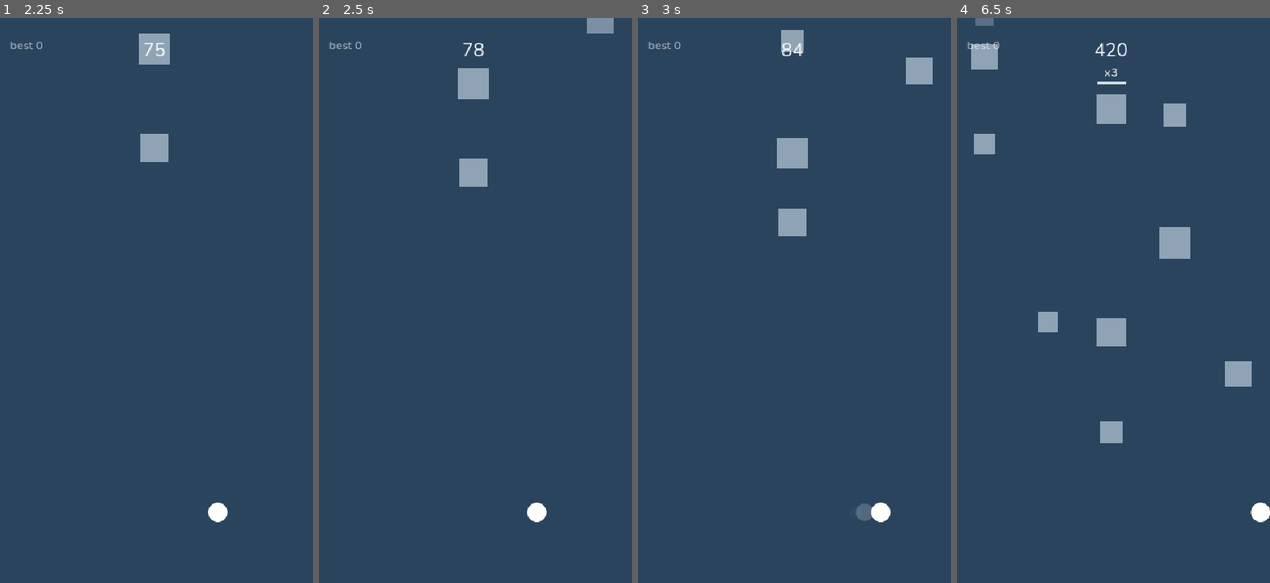
Above: before the commit, frames 1-4 (left to right).
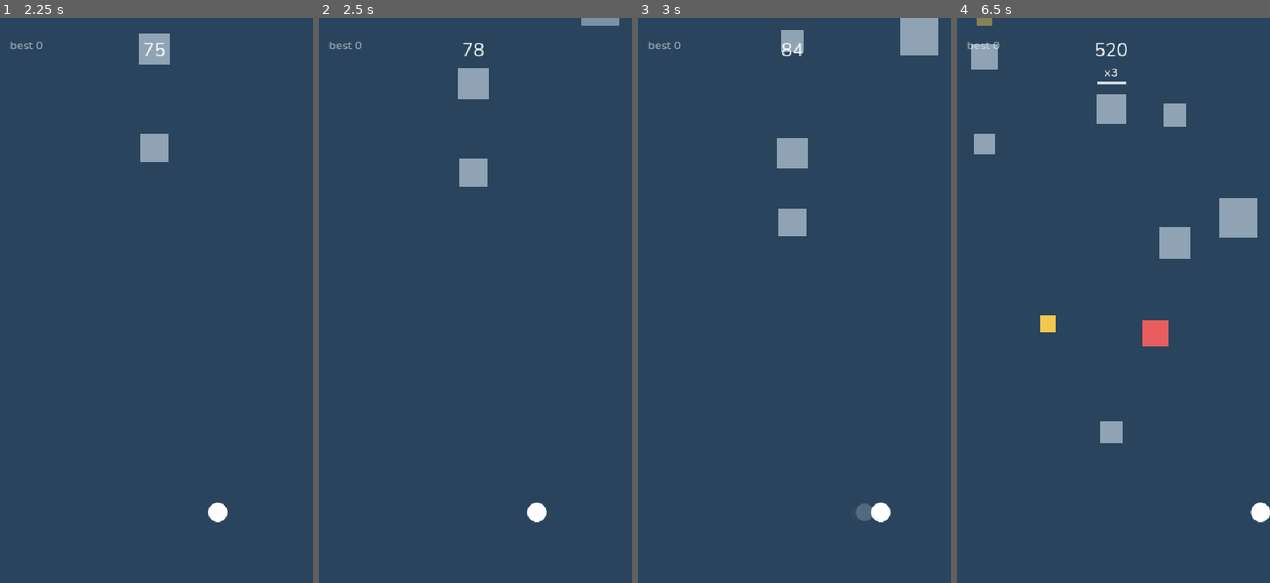
Above: after the commit, the same moments.

Repository: Coleryn/Slipstream
Game: Godot game, scene res://scenes/Main.tscn
Same seed, same stepped clock (60 frames per second), same inputs: the game is played once before the commit and once after it.
Inputs (mouse positions are in pixels of both pictures, inside the frame that each line leads up to):
- Up to frame 1 (2.25 s): move the mouse to (225, 272) at 0.52 s; click (225, 272) at 0.67 s; drag from (90, 328) to (153, 63) at 1.27 s; move the mouse to (184, 176) at 2.02 s; click (184, 176) at 2.17 s
- Up to frame 2 (2.5 s): no input
- Up to frame 3 (3 s): drag from (775, 413) to (919, 46) at 2.77 s
- Up to frame 4 (6.5 s): move the mouse to (1207, 385) at 3.52 s; click (1207, 385) at 3.67 s; drag from (1016, 215) to (1047, 108) at 4.27 s; move the mouse to (1126, 300) at 5.02 s; click (1126, 300) at 5.17 s; drag from (1063, 159) to (1110, 334) at 5.77 s

Frame 1 is identical in both runs. In frame 2, 0.2% of the frame differs, in the area x 83-96%, y 0-3%; in frame 3, 1.2%; in frame 4, 2.5%, in the area x 5-96%, y 0-66%.

Commit message:
M9: red homing, big high-value and gold shield square variants

Diff:
--- /dev/null
+++ b/assets/data/square_types.tres
@@ -0,0 +1,68 @@
+[gd_resource type="Resource" script_class="SquareTypeConfig" load_steps=6 format=3]
+
+[ext_resource type="Script" path="res://scripts/SquareTypeConfig.gd" id="1_config"]
+[ext_resource type="Script" path="res://scripts/SquareVariant.gd" id="2_variant"]
+
+[sub_resource type="Resource" id="Variant_normal"]
+script = ExtResource("2_variant")
+type = 0
+color = Color(0.560784, 0.639216, 0.709804, 1)
+size_min = 28.0
+size_max = 52.0
+speed_multiplier = 1.0
+point_multiplier = 1.0
+homing_rate = 0.0
+max_drift = 0.0
+is_pickup = false
+shield_duration = 0.0
+
+[sub_resource type="Resource" id="Variant_red"]
+script = ExtResource("2_variant")
+type = 1
+color = Color(0.909804, 0.364706, 0.364706, 1)
+size_min = 30.0
+size_max = 46.0
+speed_multiplier = 1.45
+point_multiplier = 1.0
+homing_rate = 30.0
+max_drift = 80.0
+is_pickup = false
+shield_duration = 0.0
+
+[sub_resource type="Resource" id="Variant_big"]
+script = ExtResource("2_variant")
+type = 3
+color = Color(0.560784, 0.639216, 0.709804, 1)
+size_min = 56.0
+size_max = 68.0
+speed_multiplier = 0.6
+point_multiplier = 3.0
+homing_rate = 0.0
+max_drift = 0.0
+is_pickup = false
+shield_duration = 0.0
+
+[sub_resource type="Resource" id="Variant_gold"]
+script = ExtResource("2_variant")
+type = 2
+color = Color(0.94902, 0.788235, 0.298039, 1)
+size_min = 26.0
+size_max = 34.0
+speed_multiplier = 1.0
+point_multiplier = 1.0
+homing_rate = 0.0
+max_drift = 0.0
+is_pickup = true
+shield_duration = 4.0
+
+[resource]
+script = ExtResource("1_config")
+normal = SubResource("Variant_normal")
+red = SubResource("Variant_red")
+big = SubResource("Variant_big")
+gold = SubResource("Variant_gold")
+weight_normal = 70.0
+weight_red = 10.0
+weight_red_at_max = 30.0
+weight_big = 12.0
+weight_gold = 4.0
--- a/scenes/Main.tscn
+++ b/scenes/Main.tscn
@@ -9,6 +9,7 @@
 [ext_resource type="PackedScene" path="res://scenes/GameOver.tscn" id="7_game_over"]
 [ext_resource type="Script" path="res://scripts/FeedbackConfig.gd" id="8_feedback"]
 [ext_resource type="Script" path="res://scripts/DifficultyConfig.gd" id="9_difficulty"]
+[ext_resource type="Resource" path="res://assets/data/square_types.tres" id="10_types"]
 
 [sub_resource type="Resource" id="Resource_feedback"]
 script = ExtResource("8_feedback")
@@ -27,6 +28,7 @@
 [node name="Spawner" parent="." instance=ExtResource("2_spawner")]
 difficulty = SubResource("Resource_difficulty")
 feedback = SubResource("Resource_feedback")
+types = ExtResource("10_types")
 
 [node name="Player" parent="." instance=ExtResource("3_player")]
 feedback = SubResource("Resource_feedback")
--- a/scripts/DifficultyConfig.gd
+++ b/scripts/DifficultyConfig.gd
@@ -11,15 +11,16 @@
 @export_group("Spawn interval")
 @export var interval_start: float = 0.55
 @export var interval_shrink: float = 0.35
-@export var interval_min: float = 0.24
+@export var interval_min: float = 0.3
 
 @export_group("Square size")
 @export var size_growth: float = 0.25
 
 @export_group("Fairness")
 @export var player_diameter: float = 32.0
-@export var gap_margin: float = 40.0
-@export var band_padding: float = 40.0
+@export var gap_margin: float = 24.0
+@export var band_padding: float = 100.0
+@export_range(0.0, 200.0, 5.0) var max_wall_nudge: float = 60.0
 
 @export_group("Debug")
 @export var debug_stats: bool = false
--- a/scripts/FeedbackConfig.gd
+++ b/scripts/FeedbackConfig.gd
@@ -22,6 +22,14 @@
 @export_range(0.0, 0.5, 0.01) var near_miss_pulse_scale: float = 0.12
 @export_range(0.02, 0.6, 0.01) var player_shrink_time: float = 0.14
 @export_range(0.0, 0.5, 0.01) var freeze_frame: float = 0.1
+
+@export_group("Shield")
+@export_range(0.05, 0.6, 0.01) var shield_expand_time: float = 0.2
+@export_range(1.0, 6.0, 0.5) var shield_ring_gap: float = 6.0
+@export_range(1.0, 8.0, 0.5) var shield_ring_width: float = 2.0
+@export_range(0.0, 1.0, 0.05) var shield_alpha: float = 0.8
+@export_range(0.2, 3.0, 0.1) var shield_flicker_time: float = 1.0
+@export_range(4.0, 40.0, 1.0) var shield_flicker_speed: float = 22.0
 
 @export_group("Player trail")
 @export_range(0.05, 1.0, 0.01) var trail_lifetime: float = 0.22
--- a/scripts/Main.gd
+++ b/scripts/Main.gd
@@ -37,6 +37,8 @@
 	AudioManager.placeholder_enabled = feedback.placeholder_audio
 	GameState.reset()
 	_player.died.connect(_on_player_died)
+	_player.shield_gained.connect(_on_shield_gained)
+	_player.shield_blocked.connect(_on_shield_blocked)
 	_spawner.squares_crashed.connect(_on_squares_crashed)
 	_game_over.restart_pressed.connect(_restart)
 	_hud.play_intro()
@@ -58,6 +60,8 @@
 func _check_near_miss() -> void:
 	var player_radius: float = _player.radius
 	for square in _spawner.active_squares():
+		if square.is_pickup():
+			continue
 		square.track_player(_player.position, player_radius)
 		if square.near_miss_done():
 			continue
@@ -78,7 +82,8 @@
 	var second_position: Vector2 = second.position
 	var impact: Vector2 = (first_position + second_position) * 0.5
 	var multiplier: int = GameState.register_crash(combo_window, combo_cap)
-	var awarded: int = crash_bonus * multiplier
+	var points: float = maxf(first.point_multiplier(), second.point_multiplier())
+	var awarded: int = int(round(float(crash_bonus) * float(multiplier) * points))
 	GameState.add_score(float(awarded))
 	_burst.emit_burst(first_position, first_color, feedback.crash_particles, feedback.crash_particle_speed, feedback.particle_size, feedback.particle_lifetime)
 	_burst.emit_burst(second_position, second_color, feedback.crash_particles, feedback.crash_particle_speed, feedback.particle_size, feedback.particle_lifetime)
@@ -86,6 +91,17 @@
 	_start_shake(feedback.crash_shake_duration, feedback.crash_shake_strength)
 	_start_slowmo()
 	AudioManager.play_crash(multiplier)
+
+
+func _on_shield_gained(pickup: Square) -> void:
+	_spawner.recycle_square(pickup)
+
+
+func _on_shield_blocked(square: Square) -> void:
+	_burst.emit_burst(square.position, square.get_draw_color(), feedback.crash_particles, feedback.crash_particle_speed, feedback.particle_size, feedback.particle_lifetime)
+	_spawner.recycle_square(square)
+	_start_shake(feedback.crash_shake_duration, feedback.crash_shake_strength)
+	AudioManager.play_crash(GameState.combo)
 
 
 func _on_player_died() -> void:
--- a/scripts/Player.gd
+++ b/scripts/Player.gd
@@ -4,6 +4,8 @@
 ## The white circle. Fixed Y near the bottom, dragged left/right on X only.
 
 signal died
+signal shield_gained(pickup: Square)
+signal shield_blocked(square: Square)
 
 @export var feedback: FeedbackConfig
 
@@ -29,6 +31,8 @@
 var _death_tween: Tween
 var _intro: float = 1.0
 var _pulse_left: float = 0.0
+var shield_time: float = 0.0
+var _shield_intro: float = 0.0
 var _trail_points: Array[Vector2] = []
 var _trail_ages: Array[float] = []
 var _trail_timer: float = 0.0
@@ -51,6 +55,9 @@
 		_intro = minf(_intro + delta / maxf(feedback.player_fade_in_time, 0.001), 1.0)
 	if _pulse_left > 0.0:
 		_pulse_left = maxf(_pulse_left - delta, 0.0)
+	if shield_time > 0.0:
+		shield_time = maxf(shield_time - delta, 0.0)
+		_shield_intro = minf(_shield_intro + delta / maxf(feedback.shield_expand_time, 0.001), 1.0)
 	_update_trail(delta)
 	queue_redraw()
 
@@ -67,10 +74,23 @@
 		var trail_radius: float = draw_radius * (1.0 - feedback.trail_shrink * t)
 		draw_circle(to_local(_trail_points[i]), trail_radius, Color(Palette.PLAYER, fade), true, -1.0, true)
 	draw_circle(Vector2.ZERO, draw_radius, Color(Palette.PLAYER, _intro), true, -1.0, true)
+	if shield_time > 0.0:
+		var ring_radius: float = lerpf(radius * 1.9, radius + feedback.shield_ring_gap, ease(_shield_intro, 0.4))
+		var flicker: float = 1.0
+		if shield_time < feedback.shield_flicker_time:
+			flicker = 0.35 + 0.65 * absf(sin(shield_time * feedback.shield_flicker_speed))
+		var ring_color: Color = Color(Palette.PLAYER, feedback.shield_alpha * _shield_intro * flicker)
+		draw_arc(Vector2.ZERO, ring_radius, 0.0, TAU, 48, ring_color, feedback.shield_ring_width, true)
 
 
 func pulse() -> void:
 	_pulse_left = maxf(feedback.near_miss_pulse_time, 0.01)
+
+
+func activate_shield(duration: float) -> void:
+	shield_time = maxf(duration, 0.0)
+	_shield_intro = 0.0
+	queue_redraw()
 
 
 func _unhandled_input(event: InputEvent) -> void:
@@ -120,6 +140,8 @@
 	scale = Vector2.ONE
 	_intro = 0.0
 	_pulse_left = 0.0
+	shield_time = 0.0
+	_shield_intro = 0.0
 	show()
 	set_process(true)
 	set_process_unhandled_input(true)
@@ -139,6 +161,15 @@
 	var square := area as Square
 	if square == null or not square.visible:
 		return
+	if square.is_pickup():
+		activate_shield(square.shield_duration())
+		shield_gained.emit(square)
+		return
+	if shield_time > 0.0:
+		shield_time = 0.0
+		_shield_intro = 0.0
+		shield_blocked.emit(square)
+		return
 	_dead = true
 	_dragging = false
 	set_process_unhandled_input(false)
--- a/scripts/Spawner.gd
+++ b/scripts/Spawner.gd
@@ -9,13 +9,12 @@
 
 @export var difficulty: DifficultyConfig
 @export var feedback: FeedbackConfig
+@export var types: SquareTypeConfig
 
 @export_group("Lanes")
 @export_range(1, 12, 1) var lane_count: int = 5
 
 @export_group("Squares")
-@export_range(8.0, 120.0, 1.0) var min_size: float = 28.0
-@export_range(8.0, 160.0, 1.0) var max_size: float = 52.0
 @export_range(20.0, 600.0, 5.0) var min_speed: float = 110.0
 @export_range(20.0, 900.0, 5.0) var max_speed: float = 240.0
 @export var spawn_margin: float = 8.0
@@ -34,6 +33,8 @@
 var _interval_now: float = 0.0
 var _crash_clock: float = 0.0
 var _stats_clock: float = 0.0
+var wall_nudges: int = 0
+var wall_removals: int = 0
 
 
 func _ready() -> void:
@@ -41,6 +42,8 @@
 		difficulty = DifficultyConfig.new()
 	if feedback == null:
 		feedback = FeedbackConfig.new()
+	if types == null:
+		types = SquareTypeConfig.new()
 	_interval_now = _next_interval()
 	_timer = _interval_now
 
@@ -51,7 +54,8 @@
 		_stats_clock += delta
 		if _stats_clock >= 1.0:
 			_stats_clock -= 1.0
-			print("t=%.1fs speed=%.0f interval=%.2f" % [GameState.time, GameState.speed, _interval_now])
+			print("t=%.1fs speed=%.0f interval=%.2f walls=%d/%d" % [GameState.time, GameState.speed, _interval_now, wall_nudges, wall_removals])
+	_enforce_walls()
 	_timer -= delta
 	if _timer > 0.0:
 		return
@@ -67,6 +71,10 @@
 		if square != null and square.visible:
 			out.append(square)
 	return out
+
+
+func recycle_square(square: Square) -> void:
+	_recycle(square)
 
 
 func freeze_all() -> void:
@@ -102,27 +110,30 @@
 
 
 func _spawn_single(x: float) -> void:
-	var square_size: float = _random_size()
+	var variant: SquareVariant = types.pick(_difficulty_progress())
+	var square_size: float = _random_size(variant)
 	var y: float = -square_size * 0.5 - spawn_margin
-	_try_place(x, y, square_size, _random_speed())
+	_try_place(x, y, square_size, _random_speed(variant), variant)
 
 
 func _spawn_crash_pair(x: float) -> bool:
 	var scale: float = _difficulty_scale()
-	var slow_size: float = _random_size()
-	var fast_size: float = _random_size()
+	var target: SquareVariant = types.normal
+	var chaser: SquareVariant = types.red
+	var slow_size: float = _random_size(target)
+	var fast_size: float = _random_size(chaser)
 	var speed_lo: float = minf(min_speed, max_speed)
 	var speed_hi: float = maxf(min_speed, max_speed)
 	var slow_speed: float = randf_range(speed_lo, maxf(speed_lo, speed_hi * 0.6)) * scale
 	var slow_y: float = -slow_size * 0.5 - spawn_margin
-	if not _try_place(x, slow_y, slow_size, slow_speed):
+	if not _try_place(x, slow_y, slow_size, slow_speed, target):
 		return false
 	var fast_y: float = slow_y - crash_gap - fast_size * 0.5
-	_try_place(x, fast_y, fast_size, slow_speed + crash_speed_delta * scale)
+	_try_place(x, fast_y, fast_size, slow_speed + crash_speed_delta * scale, chaser)
 	return true
 
 
-func _try_place(x: float, y: float, square_size: float, square_speed: float) -> bool:
+func _try_place(x: float, y: float, square_size: float, square_speed: float, variant: SquareVariant) -> bool:
 	var safe_x: float = _fair_x(x, y, square_size)
 	if is_nan(safe_x):
 		return false
@@ -130,14 +141,14 @@
 	if square == null:
 		return false
 	square.position = Vector2(safe_x, y)
-	square.activate(square_size, square_speed, Square.Type.NORMAL, Palette.SQUARE_NORMAL, feedback.square_fade_in_time)
+	square.activate(variant, square_size, square_speed, feedback.square_fade_in_time)
 	return true
 
 
-func _fair_x(x: float, y: float, square_size: float) -> float:
+func _fair_x(x: float, y: float, square_size: float, exclude: Square = null) -> float:
 	var field_width: float = get_viewport_rect().size.x
 	var required: float = difficulty.player_diameter + difficulty.gap_margin
-	var blocked: Array[Vector2] = _blocked_intervals(y, square_size)
+	var blocked: Array[Vector2] = _blocked_intervals(y, square_size, exclude)
 	var with_candidate: Array[Vector2] = blocked.duplicate()
 	with_candidate.append(Vector2(x - square_size * 0.5, x + square_size * 0.5))
 	if _largest_gap(with_candidate, field_width) >= required:
@@ -153,15 +164,65 @@
 		return NAN
 	return best.x + square_size * 0.5
 
-
-func _blocked_intervals(y: float, square_size: float) -> Array[Vector2]:
+func _enforce_walls() -> void:
+	var required: float = difficulty.player_diameter + difficulty.gap_margin
+	var info: Dictionary = _worst_band()
+	if float(info["gap"]) >= required:
+		return
+	var band: Array = info["band"]
+	if band.is_empty():
+		return
+	var newest: Square = band[0]
+	for square in band:
+		if square.appear_ratio() < newest.appear_ratio():
+			newest = square
+	var safe_x: float = _fair_x(newest.position.x, newest.position.y, newest.size, newest)
+	var moved: bool = false
+	if not is_nan(safe_x) and absf(safe_x - newest.position.x) <= difficulty.max_wall_nudge:
+		var old_x: float = newest.position.x
+		newest.position.x = safe_x
+		moved = float(_worst_band()["gap"]) >= required
+		if not moved:
+			newest.position.x = old_x
+	if moved:
+		wall_nudges += 1
+	else:
+		wall_removals += 1
+		_recycle(newest)
+
+
+func _worst_band() -> Dictionary:
+	var squares: Array[Square] = active_squares()
+	var result: Dictionary = {"gap": 540.0, "band": []}
+	if squares.is_empty():
+		return result
+	var events: Array[float] = []
+	for square in squares:
+		events.append(square.position.y - square.size * 0.5)
+		events.append(square.position.y + square.size * 0.5)
+	events.sort()
+	var field_width: float = get_viewport_rect().size.x
+	for i in range(events.size() - 1):
+		var y: float = (events[i] + events[i + 1]) * 0.5
+		var band: Array = []
+		var intervals: Array[Vector2] = []
+		for square in squares:
+			if square.position.y - square.size * 0.5 <= y and y <= square.position.y + square.size * 0.5:
+				band.append(square)
+				intervals.append(Vector2(square.position.x - square.size * 0.5, square.position.x + square.size * 0.5))
+		var gap: float = _largest_gap(intervals, field_width)
+		if gap < float(result["gap"]):
+			result = {"gap": gap, "band": band}
+	return result
+
+func _blocked_intervals(y: float, square_size: float, exclude: Square = null) -> Array[Vector2]:
 	var pad: float = difficulty.band_padding
 	var top: float = y - square_size * 0.5 - pad
 	var bottom: float = y + square_size * 0.5 + pad
 	var blocked: Array[Vector2] = []
 	for node in get_children():
 		var square := node as Square
-		if square == null or not square.visible:
+		if square == null or not square.visible or square == exclude:
 			continue
 		var half: float = square.size * 0.5
 		if square.position.y + half < top or square.position.y - half > bottom:
@@ -196,13 +257,18 @@
 	return maxf(GameState.speed, base) / base
 
 
-func _random_size() -> float:
+func _difficulty_progress() -> float:
+	var span: float = maxf(difficulty.max_speed - difficulty.base_speed, 0.001)
+	return clampf((GameState.speed - difficulty.base_speed) / span, 0.0, 1.0)
+
+
+func _random_size(variant: SquareVariant) -> float:
 	var mult: float = 1.0 + difficulty.size_growth * (_difficulty_scale() - 1.0)
-	return randf_range(minf(min_size, max_size), maxf(min_size, max_size)) * mult
-
-
-func _random_speed() -> float:
-	return randf_range(minf(min_speed, max_speed), maxf(min_speed, max_speed)) * _difficulty_scale()
+	return randf_range(minf(variant.size_min, variant.size_max), maxf(variant.size_min, variant.size_max)) * mult
+
+
+func _random_speed(variant: SquareVariant) -> float:
+	return randf_range(minf(min_speed, max_speed), maxf(min_speed, max_speed)) * variant.speed_multiplier * _difficulty_scale()
 
 
 func _next_interval() -> float:
--- a/scripts/Square.gd
+++ b/scripts/Square.gd
@@ -6,7 +6,7 @@
 signal escaped(square: Square)
 signal crashed(first: Square, second: Square)
 
-enum Type { NORMAL, FAST, GOLD }
+enum Type { NORMAL, FAST, GOLD, BIG }
 
 @export var size: float = 40.0
 @export var speed: float = 180.0
@@ -19,17 +19,31 @@
 var _crashing: bool = false
 var _closest_gap: float = 1.0e20
 var _near_miss_done: bool = false
+var _point_multiplier: float = 1.0
+var _homing_rate: float = 0.0
+var _max_drift: float = 0.0
+var _drift_used: float = 0.0
+var _pickup: bool = false
+var _shield_duration: float = 0.0
+var _player_x: float = 0.0
 
 
 func _ready() -> void:
 	area_entered.connect(_on_area_entered)
 
 
-func activate(in_size: float, in_speed: float, in_type: Type, in_color: Color, in_fade_time: float) -> void:
+func activate(variant: SquareVariant, in_size: float, in_speed: float, in_fade_time: float) -> void:
+	type = variant.type
+	_color = variant.color
+	_point_multiplier = variant.point_multiplier
+	_homing_rate = variant.homing_rate
+	_max_drift = variant.max_drift
+	_pickup = variant.is_pickup
+	_shield_duration = variant.shield_duration
+	_drift_used = 0.0
+	_player_x = position.x
 	size = in_size
 	speed = in_speed
-	type = in_type
-	_color = in_color
 	_fade_in_time = in_fade_time
 	_appear = 0.0
 	_crashing = false
@@ -58,11 +72,28 @@
 	_crashing = true
 
 
+func appear_ratio() -> float:
+	return _appear
+
+
+func is_pickup() -> bool:
+	return _pickup
+
+
+func shield_duration() -> float:
+	return _shield_duration
+
+
+func point_multiplier() -> float:
+	return _point_multiplier
+
+
 func get_draw_color() -> Color:
 	return _color
 
 
 func track_player(player_position: Vector2, player_radius: float) -> float:
+	_player_x = player_position.x
 	var nearest := Vector2(
 		clampf(player_position.x, position.x - size * 0.5, position.x + size * 0.5),
 		clampf(player_position.y, position.y - size * 0.5, position.y + size * 0.5))
@@ -88,6 +119,8 @@
 
 
 func _process(delta: float) -> void:
+	if _homing_rate > 0.0 and _drift_used < _max_drift:
+		_apply_homing(delta)
 	position.y += speed * delta
 	if _appear < 1.0:
 		_appear = minf(_appear + delta / maxf(_fade_in_time, 0.001), 1.0)
@@ -99,6 +132,15 @@
 func _draw() -> void:
 	var half: float = size * 0.5
 	draw_rect(Rect2(Vector2(-half, -half), Vector2(size, size)), Color(_color, _appear))
+
+
+func _apply_homing(delta: float) -> void:
+	var remaining: float = _max_drift - _drift_used
+	var step: float = clampf(_player_x - position.x, -_homing_rate * delta, _homing_rate * delta)
+	step = clampf(step, -remaining, remaining)
+	position.x += step
+	_drift_used += absf(step)
+	position.x = clampf(position.x, size * 0.5, get_viewport_rect().size.x - size * 0.5)
 
 
 func _on_area_entered(area: Area2D) -> void:
--- /dev/null
+++ b/scripts/SquareTypeConfig.gd
@@ -0,0 +1,63 @@
+class_name SquareTypeConfig
+extends Resource
+
+## All square variants and their spawn weights, in one tunable place.
+
+@export_group("Variants")
+@export var normal: SquareVariant
+@export var red: SquareVariant
+@export var big: SquareVariant
+@export var gold: SquareVariant
+
+@export_group("Spawn weights")
+@export var weight_normal: float = 70.0
+@export var weight_red: float = 10.0
+@export var weight_red_at_max: float = 30.0
+@export var weight_big: float = 12.0
+@export var weight_gold: float = 4.0
+
+
+func _init() -> void:
+	if normal == null:
+		normal = SquareVariant.new()
+	if red == null:
+		red = SquareVariant.new()
+		red.type = 1
+		red.color = Palette.SQUARE_FAST
+		red.size_min = 30.0
+		red.size_max = 46.0
+		red.speed_multiplier = 1.45
+		red.homing_rate = 30.0
+		red.max_drift = 80.0
+	if big == null:
+		big = SquareVariant.new()
+		big.type = 3
+		big.size_min = 62.0
+		big.size_max = 78.0
+		big.speed_multiplier = 0.6
+		big.point_multiplier = 3.0
+	if gold == null:
+		gold = SquareVariant.new()
+		gold.type = 2
+		gold.color = Palette.SQUARE_GOLD
+		gold.size_min = 26.0
+		gold.size_max = 34.0
+		gold.is_pickup = true
+		gold.shield_duration = 4.0
+
+
+func pick(progress: float) -> SquareVariant:
+	var ramp: float = clampf(progress, 0.0, 1.0)
+	var variants: Array[SquareVariant] = [normal, red, big, gold]
+	var weights: Array[float] = [weight_normal, lerpf(weight_red, weight_red_at_max, ramp), weight_big, weight_gold]
+	var total: float = 0.0
+	for weight in weights:
+		total += maxf(weight, 0.0)
+	if total <= 0.0:
+		return normal
+	var roll: float = randf() * total
+	for i in variants.size():
+		roll -= maxf(weights[i], 0.0)
+		if roll <= 0.0:
+			return variants[i]
+	return normal
--- /dev/null
+++ b/scripts/SquareVariant.gd
@@ -0,0 +1,15 @@
+class_name SquareVariant
+extends Resource
+
+## One square type. Every value here is tuned in assets/data/square_types.tres.
+
+@export_enum("Normal", "Red", "Gold", "Big") var type: int = 0
+@export var color: Color = Palette.SQUARE_NORMAL
+@export var size_min: float = 28.0
+@export var size_max: float = 52.0
+@export var speed_multiplier: float = 1.0
+@export var point_multiplier: float = 1.0
+@export_range(0.0, 200.0, 5.0) var homing_rate: float = 0.0
+@export_range(0.0, 300.0, 5.0) var max_drift: float = 0.0
+@export var is_pickup: bool = false
+@export_range(0.0, 15.0, 0.5) var shield_duration: float = 0.0
Not shown: 1 places in scenes/Main.tscn that only renumber resources
Not shown, added: scripts/SquareTypeConfig.gd.uid
Not shown, added: scripts/SquareVariant.gd.uid
